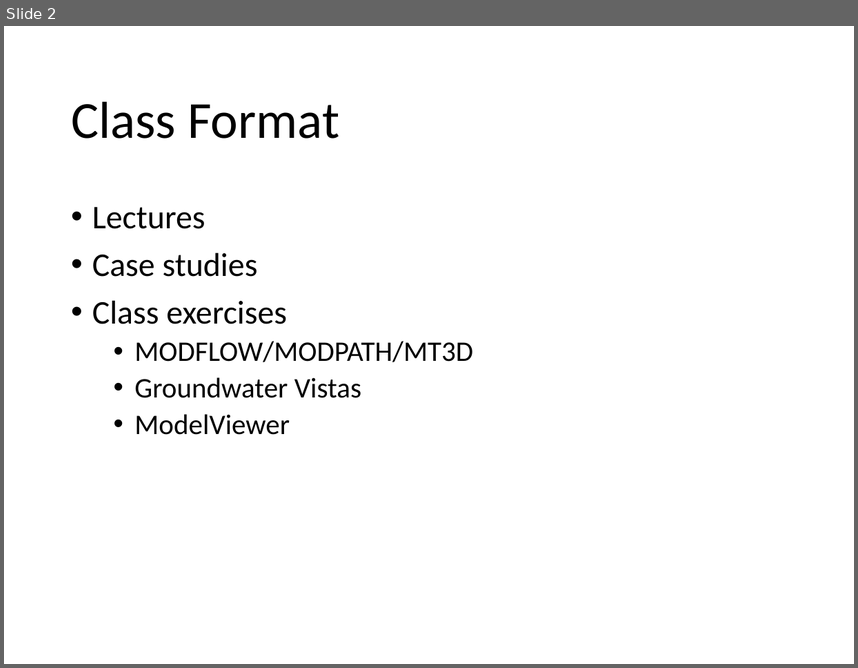
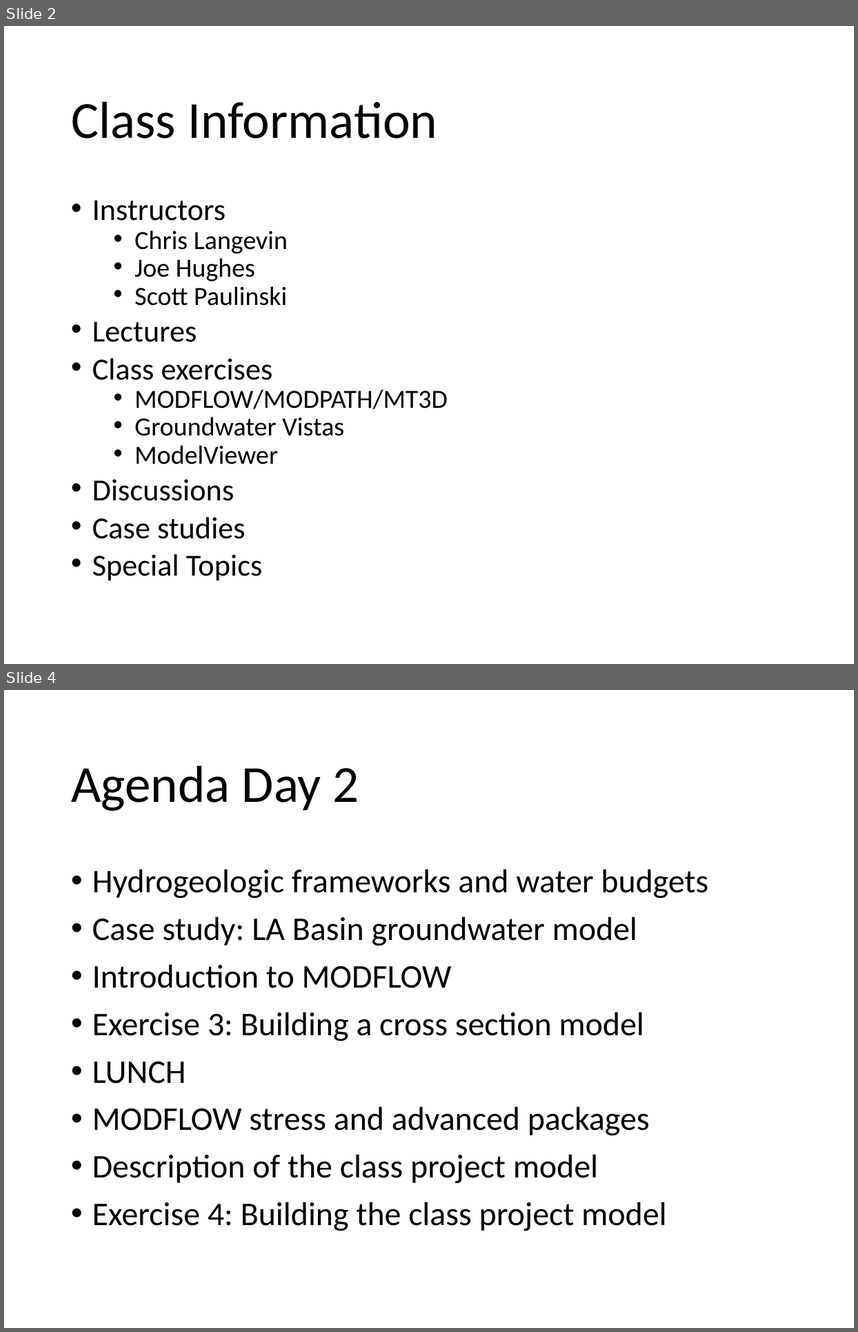
Before and after one commit to behroozetebari/navy2018_classrepo, a slide deck: presentations/Lecture00_Class_Introduction.pptx. Shown one above the other, each under a label of ours: slide 2 before the commit, slides 2 and 4 after it; the slides between them are not shown. The pictures are 858x668 and 858x1332 pixels, drawn with LibreOffice and Linux fonts; fonts in the diff are those of the drawing. Boxes give left, top, right and bottom in pixels: in the first picture for what was removed or moved away, otherwise in the second. Text is boxed around its words. In the diff, an @@ line names an element or a change of style, - is before the commit and + after.

Commit message:
Updated the class introduction presentation

```diff
--- a/presentations/Lecture00_Class_Introduction.pptx
+++ b/presentations/Lecture00_Class_Introduction.pptx
@@ slide 4 added at <box>4,690,854,1328</box>, background #FFFFFF @@
@@ title added at <box>71,765,359,811</box>, 44 pt, text #000000 @@
+Agenda Day 2
@@ text added at <box>92,869,708,1231</box>, 28 pt, text #000000 @@
+• Hydrogeologic frameworks and water budgets
+• Case study: LA Basin groundwater model
+• Introduction to MODFLOW
+• Exercise 3: Building a cross section model
+• LUNCH
+• MODFLOW stress and advanced packages
+• Description of the class project model
+• Exercise 4: Building the class project model
@@ slide 2 changed as well @@
@@ title at <box>71,101,437,138</box>: text changed @@
-Class Format
+Class Information
@@ text at <box>92,200,288,305</box>: paragraphs added @@
+• Instructors
+  • Chris Langevin
+  • Joe Hughes
+  • Scott Paulinski
@@ text at <box>92,252,258,276</box>: paragraph removed @@
-• Case studies
@@ text at <box>92,321,448,464</box>: size 28 to 25.9 pt in "Lectures", "Class exercises"; size 24 to 22.2 pt in "MODFLOW/MODPATH/MT3D", "Groundwater Vistas", "ModelViewer"; line spacing 0.9 to 0.7 @@
@@ text at <box>92,479,263,580</box>: paragraphs added @@
+• Discussions
+• Case studies
+• Special Topics
```
Also in this commit, not shown: 1 other slide changed, 5 other slides added, 2 slides removed.
